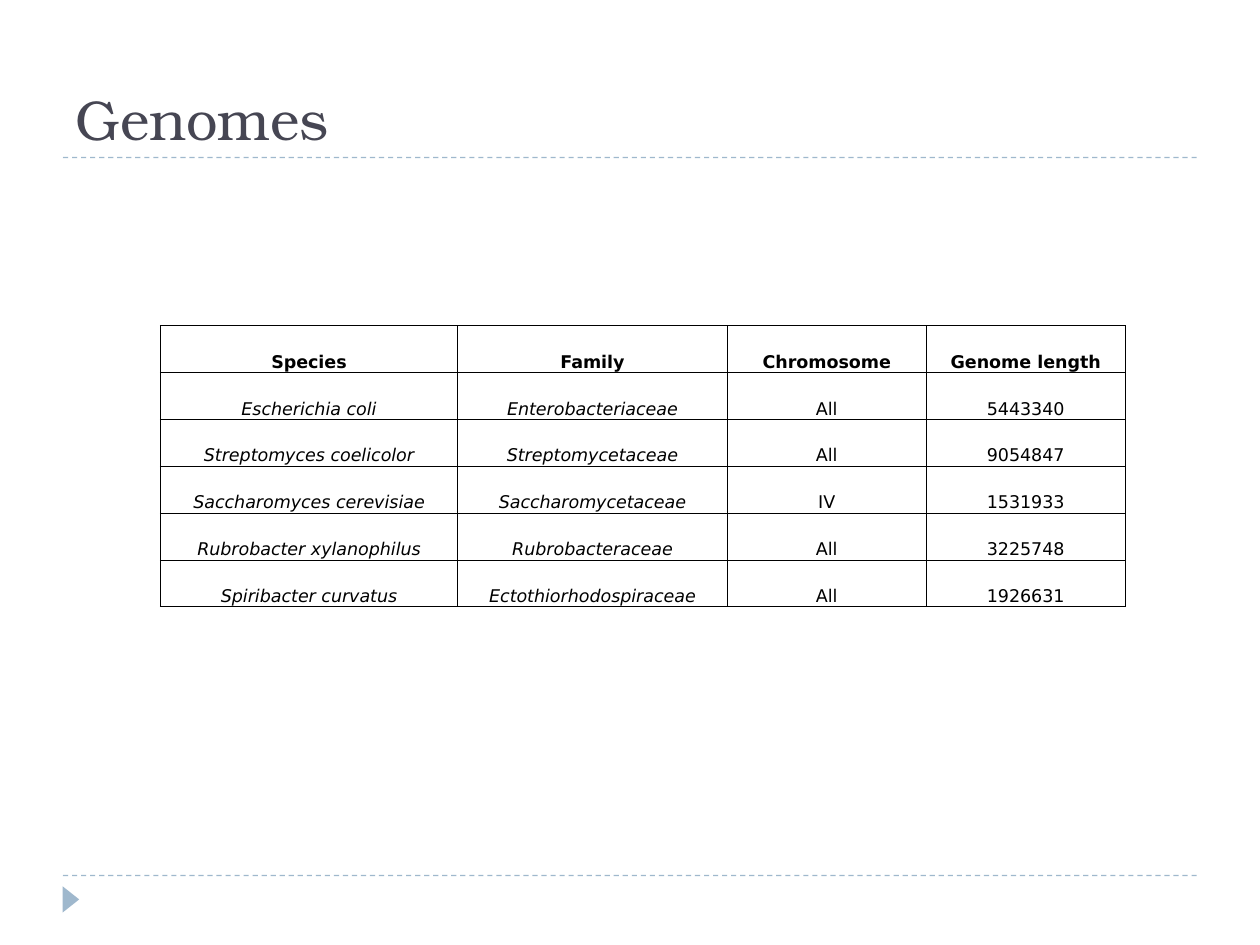
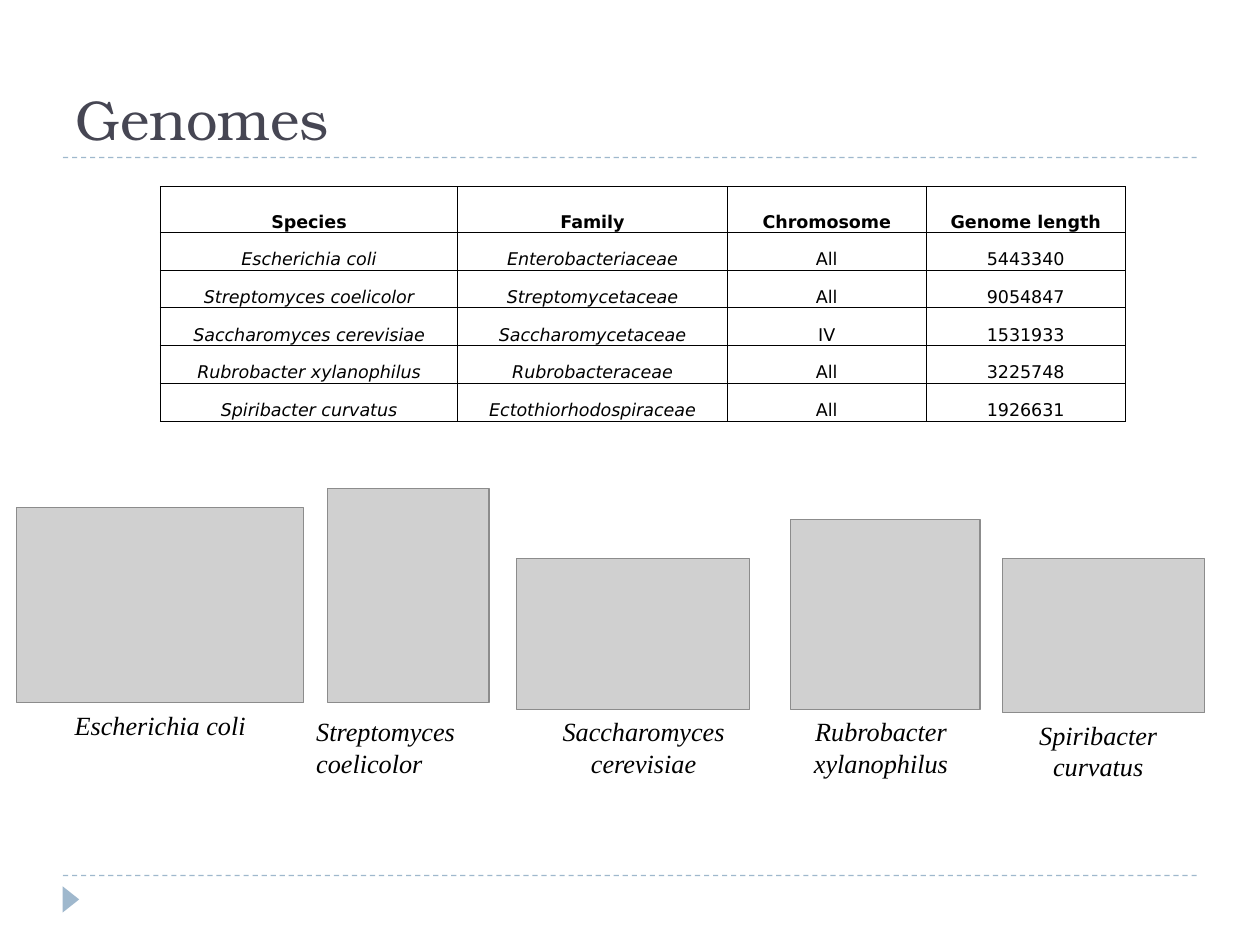
Before and after one commit to shuhanxu93/comparative_genomics, a slide deck: slide 3 of project/Final_presentation.pptx. Drawn at 1260x945 pixels with LibreOffice and Linux fonts; fonts in the diff are those of the drawing; grey boxes stand for pictures. Boxes give left, top, right and bottom in pixels: in the first picture for what was removed or moved away, otherwise in the second. Text is boxed around its words. In the diff, an @@ line names an element or a change of style, - is before the commit and + after.

```diff
--- a/project/Final_presentation.pptx
+++ b/project/Final_presentation.pptx
@@ table: place and size @@
-table at [160,325,1125,610]
+table at [160,186,1125,424]
@@ picture added at [16,508,304,703] @@
@@ picture added at [328,489,489,703] @@
@@ picture added at [790,519,980,709] @@
@@ picture added at [517,558,750,709] @@
@@ picture added at [1002,558,1205,712] @@
@@ text added at [75,716,245,736], 15 pt, text #000000, italic @@
+Escherichia coli
@@ text added at [316,723,455,774], 15 pt, text #000000, italic @@
+Streptomyces coelicolor
@@ text added at [563,722,725,774], 15 pt, text #000000, italic @@
+Saccharomyces cerevisiae
@@ text added at [814,722,948,779], 15 pt, text #000000, italic @@
+Rubrobacter xylanophilus
@@ text added at [1039,726,1157,777], 15 pt, text #000000, italic @@
+Spiribacter curvatus
```
Also in this commit, not shown: 2 other slides changed, 3 other files.
